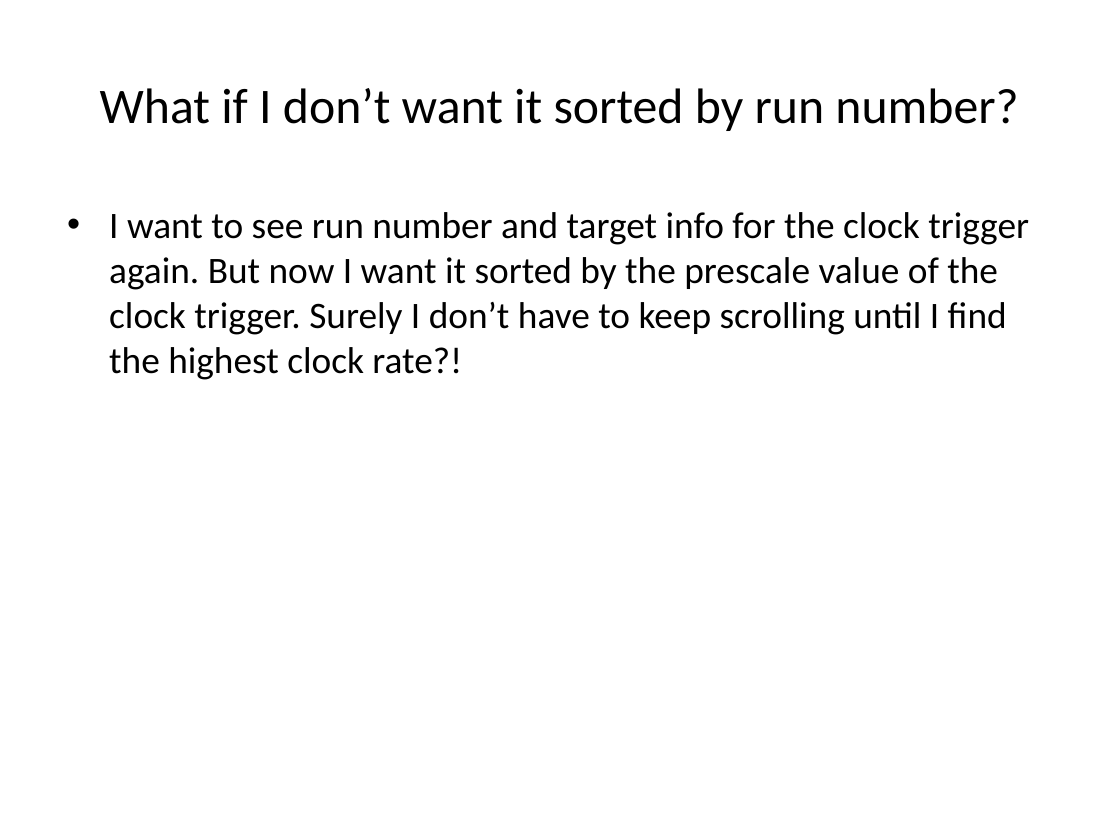
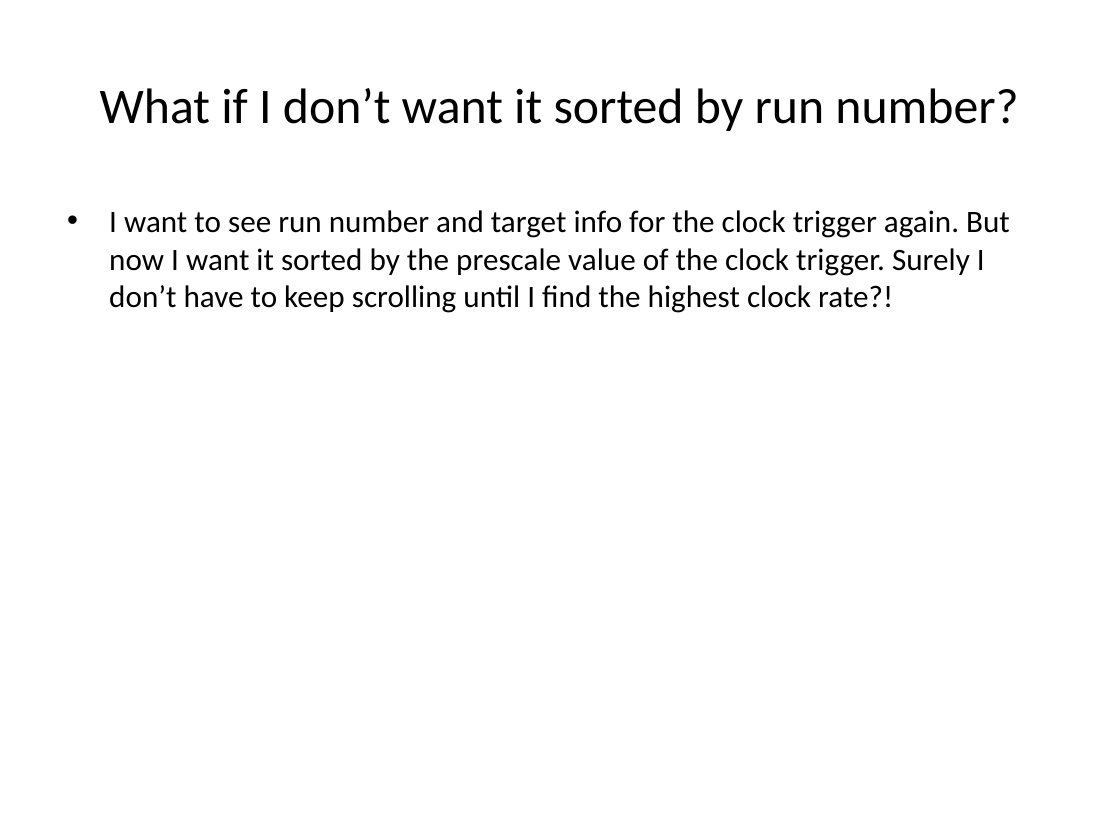
Before and after one commit to TJHague/Tritium-SQL-runlist, a slide deck: slide 11 of docs/Tritium MySQL Database How To.pptx. Drawn at 1120x840 pixels with LibreOffice and Linux fonts; fonts in the diff are those of the drawing. Boxes give left, top, right and bottom in pixels: in the first picture for what was removed or moved away, otherwise in the second. Text is boxed around its words. In the diff, an @@ line names an element or a change of style, - is before the commit and + after.

```diff
--- a/docs/Tritium MySQL Database How To.pptx
+++ b/docs/Tritium MySQL Database How To.pptx
@@ text "I want to see run ..." at (x1=109, y1=210, x2=1010, y2=313): size 24 to 20 pt @@
```
Also in this commit, not shown: 8 other slides changed.
